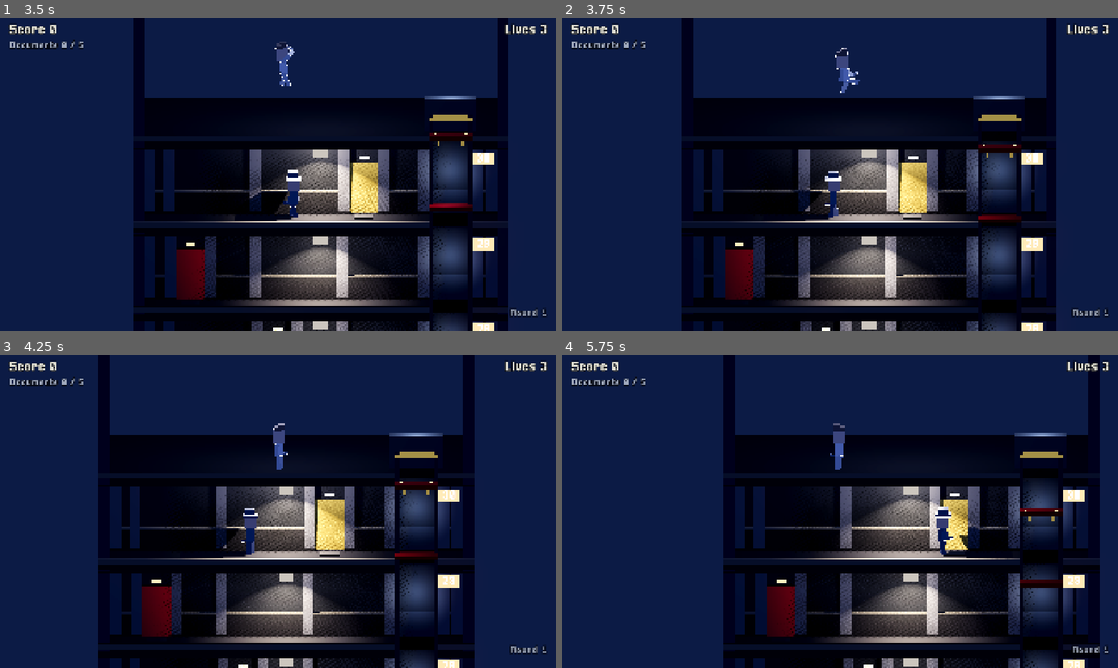
Above: before the commit, frames 1-4 (two rows, left to right).
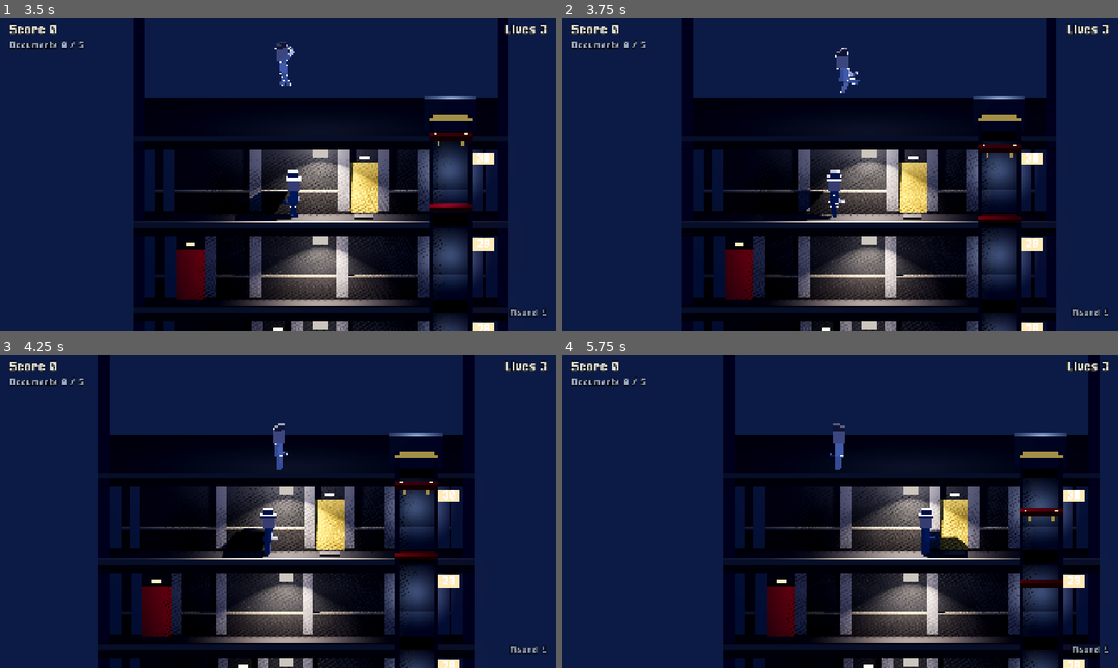
Above: after the commit, the same moments.

Repository: BalashovDmitriy/elaction
Game: Godot game, scene res://src/main.tscn
Two runs of this game, one before a commit and one after it. Both use one fixed random seed, a clock stepped at 60 frames per second and the inputs below.
Inputs (mouse positions are in pixels of both pictures, inside the frame that each line leads up to):
- Up to frame 1 (3.5 s): click "Play" at 0.5 s; tap Enter at 1.25 s; move the mouse to (400, 158) at 1.27 s; hold Right (move_right) 1.28-2 s; tap Space (jump) at 1.35, 1.52, 1.82, 3.05 s; click (400, 158) at 1.42 s; drag from (166, 190) to (250, 237) at 2.02 s; move the mouse to (333, 105) at 2.77 s; hold Right (move_right) from 2.78 s (still down); hold Shift from 2.78 s (still down)
- Up to frame 2 (3.75 s): release Right (move_right) at 3.5 s; release Shift at 3.5 s; drag from (812, 237) to (673, 127) at 3.52 s
- Up to frame 3 (4.25 s): no input
- Up to frame 4 (5.75 s): move the mouse to (1006, 558) at 4.27 s; hold Left (move_left) 4.28-5 s; tap Ctrl at 4.35 s; tap Space (jump) at 4.52, 4.55, 4.82 s; drag from (673, 464) to (756, 433) at 5.02 s

Frame 1 is identical in both runs. In frame 2, 0.2% of the frame differs, in the area x 43-62%, y 47-65%; in frame 3, 1.4%; in frame 4, 1.5%, in the area x 53-81%, y 44-66%.

Commit message:
fix(m18d): находки авторевью
Агент сеется до первого жребия — прогоны снова повторяются до шага.
«В кадре» для огня считается по своему кадру правил, а не по
сглаженной камере и окну. Ручной потолок агентов больше четырёх,
надбавка за темноту при давке, выстрел не уходит по скрывшемуся Otto,
тревога при посадке агента в кабину. Порог смертей теста — 3.

Co-Authored-By: Claude Opus 5.5 (1M context) <noreply@anthropic.com>

Diff:
--- a/src/actors/enemy/enemy.gd
+++ b/src/actors/enemy/enemy.gd
@@ -3,8 +3,8 @@
 
 ## Враг-агент.
 ##
-## Выходит из обычной двери, идёт по своему этажу к Otto и стреляет, когда тот
-## оказывается на одной с ним линии. Решает [EnemyBrain], узел исполняет.
+## Выходит из обычной двери, бродит по своему этажу и стреляет, когда Otto
+## оказывается на одной с ним линии (ADR-0027). Решает [EnemyBrain], узел исполняет.
 ##
 ## Телом агент не вредит: в оригинале жизнь снимает только выстрел (ADR-0006,
 ## пункт 4), поэтому зоны урона у него нет — только оружие.
@@ -172,8 +172,8 @@
 			left_building.emit(self)
 	if walking and is_on_floor() and _blocked_ahead():
 		# Дальше пола нет или стена: агент остаётся на своём этаже (ADR-0006,
-		# пункт 6). Видя Otto, он встаёт у края; потеряв — разворачивается и идёт
-		# обратно: слепой агент патрулирует этаж, а не караулит проём (ADR-0023).
+		# пункт 6). Выходящий и идущий к кабине встают у края, бродящий
+		# разворачивается.
 		if to_the_lift:
 			# Идущий к кабине встаёт у проёма и ждёт: кабина ушла, пока он шёл,
 			# и шагать в пустую шахту незачем. Разворачивать его нельзя — он
@@ -234,7 +234,12 @@
 func _head_for_the_lift() -> bool:
 	var gap := _lift_x - WorldSpace.to_plane(global_position).x
 	_brain.face(gap)
-	return absf(gap) > _lift_aboard()
+	var walking := absf(gap) > _lift_aboard()
+	# Сел в кабину — тревога на 90 тиков (@1AED): в кабине агент стреляет, не
+	# глядя на Otto, как в ROM.
+	if not walking:
+		alert_for(Arcade.seconds(Arcade.ALERT_TICKS))
+	return walking
 
 
 ## Насколько близко к оси кабины агент считает, что он уже в ней, м.
@@ -392,9 +397,8 @@
 ## Видит ли агент Otto. За дверью его нет; в темноте он заметен только ближе
 ## [member BuildingRules.agent_dark_fire_range]; освещённого видно как обычно.
 ##
-## Мерится по горизонтали, как и дальность огня в [EnemyBrain]: иначе «1.8 м —
-## треть от шести» сравнивало бы разные вещи, и агент этажом ниже считался бы
-## слепым там, где стоящий на той же линии видит.
+## Мерится по горизонтали: иначе агент этажом ниже считался бы слепым там, где
+## стоящий на той же линии видит.
 func _sees(to_target: Vector2) -> bool:
 	if _target.is_hidden() or _target_behind_a_wall:
 		return false
@@ -441,10 +445,10 @@
 		var reach := absf(to_bullet.x)
 		if reach > nearest:
 			continue
-		# Уворачивается агент только от пули в полосе ROM — 6..24 px над полом
-		# (@05F5): выше и ниже она мимо и так.
-		var over_floor := -to_bullet.y
-		if over_floor < 6.0 * Proportions.PX or over_floor > 24.0 * Proportions.PX:
+		# Уворачивается агент только от пули в полосе ROM над полом (@05F5):
+		# выше и ниже она мимо и так.
+		var over_floor := -to_bullet.y / Proportions.PX
+		if over_floor < Arcade.DODGE_BAND_PX.x or over_floor > Arcade.DODGE_BAND_PX.y:
 			continue
 		nearest = reach
 		# Ноги агента — ноль, вверх положительно: у пули y отрицательный.
@@ -521,9 +525,10 @@
 
 
 ## В кадре ли агент: в ROM дальности огня нет, этаж целиком на экране, и у нас
-## достаёт тот, кого игрок видит (ADR-0027, решение 3а).
+## достаёт тот, кого игрок видит (ADR-0027, решение 3а). Кадр — правил, а не
+## камеры: тот едет по настенным часам и шире на широком окне.
 func _in_frame() -> bool:
-	return _target.camera_view().has_point(WorldSpace.to_plane(global_position))
+	return _target.camera_view(true).has_point(WorldSpace.to_plane(global_position))
 
 
 ## Высота вылета пули по стойке: стоя, из приседа и лёжа — таблица ROM.
--- a/src/actors/enemy/enemy_brain.gd
+++ b/src/actors/enemy/enemy_brain.gd
@@ -143,6 +143,11 @@
 		state = State.WALK
 
 	if _action_left > 0.0:
+		# Otto скрылся за дверью или погиб, пока агент замахивался: выстрела нет.
+		# Невидимого не обстреливают (ADR-0023, решение 8), и замах, начатый по
+		# видимому, этого не отменяет — иначе дверь переставала бы прятать.
+		if _shot_pending and not target_alive:
+			_shot_pending = false
 		_act(delta)
 		return state
 
@@ -251,7 +256,9 @@
 			stance = Stance.STAND
 	state = State.SHOOT
 	_wind_up_left = Arcade.wind_up(anger)
-	_action_left = maxf(Arcade.action_time(anger), _wind_up_left)
+	# Действие по ROM всегда длиннее замаха на два тика и больше (@1C7A): пуля
+	# уходит внутри него.
+	_action_left = Arcade.action_time(anger)
 	_shot_pending = true
 	# Замах в ноль — пуля уходит в тот же кадр: так в ROM при злости 10 и выше.
 	_act(0.0)
--- a/src/actors/otto/otto.gd
+++ b/src/actors/otto/otto.gd
@@ -315,8 +315,12 @@
 ## Камера едет за Otto, но упирается в края здания. Поэтому видимое место
 ## считает тот, у кого камера, а не тот, кому оно нужно: снаружи пришлось бы
 ## спрашивать и середину, и размер кадра, и размер окна.
-func camera_view() -> Rect2:
-	return _camera.view()
+##
+## [param for_combat] — кадр, по которому решает бой: агент в нём достаёт Otto
+## (ADR-0027, решение 3а). Тот же, что видит игрок, но не зависит ни от окна,
+## ни от сглаживания камеры — см. [method SideCamera.rule_view].
+func camera_view(for_combat: bool = false) -> Rect2:
+	return _camera.rule_view() if for_combat else _camera.view()
 
 
 ## Куда Otto смотрит: -1 влево, +1 вправо. Туда же уйдёт его следующая пуля.
--- a/src/levels/agent_lifts.gd
+++ b/src/levels/agent_lifts.gd
@@ -46,10 +46,7 @@
 
 	# Кабины, стоящие вровень с этажом агента: только они и возят, и они же
 	# перекрывают собой свои проёмы.
-	var standing := PackedFloat64Array()
-	for car in cars:
-		if car.is_aligned() and rules.floor_index_near(_height_of(car)) == where:
-			standing.append(car.position.x)
+	var standing := _standing_at(rules, cars, where)
 	if standing.is_empty():
 		return NAN
 
@@ -61,8 +58,7 @@
 		if shaft == null:
 			continue
 		# Шахта обязана вести в сторону Otto: иначе агент уезжает от него.
-		var span := shaft.ride_span()
-		if not ((towards > 0 and span.y > where) or (towards < 0 and span.x < where)):
+		if not _leads_towards(shaft, where, towards):
 			continue
 		if not _reaches(blocks, x, axis):
 			continue
@@ -86,8 +82,7 @@
 	for shaft in plan.shafts:
 		if shaft.top > where or shaft.bottom < where:
 			continue
-		var span := shaft.ride_span()
-		if not ((towards > 0 and span.y > where) or (towards < 0 and span.x < where)):
+		if not _leads_towards(shaft, where, towards):
 			continue
 		var blocks := _walk_blocks(plan, rules, where, PackedFloat64Array([shaft.x]))
 		if _reaches(blocks, x, shaft.x):
@@ -101,11 +96,7 @@
 static func nearest_door(
 	plan: BuildingPlan, rules: BuildingRules, cars: Array[ElevatorCar], where: int, x: float
 ) -> float:
-	var standing := PackedFloat64Array()
-	for car in cars:
-		if car.is_aligned() and rules.floor_index_near(_height_of(car)) == where:
-			standing.append(car.position.x)
-	var blocks := _walk_blocks(plan, rules, where, standing)
+	var blocks := _walk_blocks(plan, rules, where, _standing_at(rules, cars, where))
 	var best := NAN
 	for door in plan.doors:
 		if door.floor_index != where or not _reaches(blocks, x, door.x):
@@ -113,6 +104,24 @@
 		if is_nan(best) or absf(door.x - x) < absf(best - x):
 			best = door.x
 	return best
+
+
+## Оси кабин, стоящих вровень с этажом [param where].
+static func _standing_at(
+	rules: BuildingRules, cars: Array[ElevatorCar], where: int
+) -> PackedFloat64Array:
+	var standing := PackedFloat64Array()
+	for car in cars:
+		if car.is_aligned() and rules.floor_index_near(_height_of(car)) == where:
+			standing.append(car.position.x)
+	return standing
+
+
+## Везёт ли шахта с этажа [param where] в сторону [param towards]: вверх — −1,
+## вниз — +1, как растут номера этажей.
+static func _leads_towards(shaft: BuildingPlan.ShaftSpot, where: int, towards: int) -> bool:
+	var span := shaft.ride_span()
+	return (towards > 0 and span.y > where) or (towards < 0 and span.x < where)
 
 
 ## Что режет агенту ходьбу по этажу: проёмы и глухие стены, кроме тех проёмов,
--- a/src/levels/agent_spawn.gd
+++ b/src/levels/agent_spawn.gd
@@ -8,7 +8,9 @@
 ## сцены. ROM держит четыре ячейки агентов (@594D): занятыми бывают три или
 ## четыре, и освободившаяся ждёт смены по сложности (@3866).
 
-## Ячеек агентов: столько держит ROM.
+## Ячеек агентов: столько держит ROM. Ручной потолок здания ([member
+## BuildingRules.agents_at_once_cap]) может просить больше — тогда ячейки
+## добавляются в [method open_slot], иначе он молча упирался бы в четыре.
 const SLOTS: int = 4
 
 ## Генератор жребия: свой у здания и посеянный его сидом — прогон бота
@@ -25,7 +27,7 @@
 ## жребий в ROM бросается раз в тик, а не раз в кадр — иначе на 60 Гц он шёл
 ## бы вчетверо чаще, а на 30 вдвое реже.
 func tick(delta: float) -> bool:
-	for index in SLOTS:
+	for index in _wait.size():
 		_wait[index] = maxf(_wait[index] - delta, 0.0)
 	_clock += delta
 	if _clock < Arcade.TICK:
@@ -37,7 +39,10 @@
 ## Свободная ячейка из первых [param available] или -1: занятая или ещё ждущая
 ## смены не годится.
 func open_slot(available: int) -> int:
-	for index in mini(available, SLOTS):
+	while _busy.size() < available:
+		_busy.append(false)
+		_wait.append(0.0)
+	for index in available:
 		if not _busy[index] and _wait[index] <= 0.0:
 			return index
 	return -1
@@ -50,7 +55,7 @@
 
 ## Освобождает ячейку: смена в ней придёт через паузу по сложности [param level].
 func release(slot: int, level: int) -> void:
-	if slot < 0 or slot >= SLOTS:
+	if slot < 0 or slot >= _busy.size():
 		return
 	_busy[slot] = false
 	_wait[slot] = Arcade.respawn_wait(level)
--- a/src/levels/greybox_level.gd
+++ b/src/levels/greybox_level.gd
@@ -560,9 +560,11 @@
 ## которой зависит, видят ли они его вовсе (ADR-0023, решение 8).
 ##
 ## Каждый кадр, а не по событию: агенты ходят по этажу, и зона под ними
-## меняется на ходу. Живых в здании не больше восьми, но ищет их [method agents]
+## меняется на ходу. Живых в здании не больше четырёх, но ищет их [method agents]
 ## перебором всех детей уровня, а их под три сотни: если кадр когда-нибудь упрётся
 ## в это, агентов надо держать списком, а не искать заново.
+##
+## Тем же проходом раздаётся и тревога агентов ([method _stir_agents]).
 func _shroud_agents() -> void:
 	var here := _floor_of(otto)
 	var otto_in_the_dark := _lighting.is_dark_at(here, otto.global_position.x)
@@ -570,6 +572,8 @@
 		if agent.is_dead():
 			continue
 		_shroud_agent(agent, _floor_of(agent), agent.global_position.x, here, otto_in_the_dark)
+		if _alert_left > 0.0:
+			agent.alert_for(_alert_left)
 
 
 ## Что агент знает про Otto и про себя: своя темнота, тень Otto и глухая стена
@@ -580,8 +584,8 @@
 ## агента. Разъехаться им нельзя, иначе первый шаг агент делал бы по другим
 ## правилам, чем все следующие, — на стене это едва не случилось.
 ##
-## Про Otto ([param here], [param target_in_the_dark]) считается снаружи: в кадре
-## агентов восемь, а Otto один, и восемь одинаковых счётов за кадр ни к чему.
+## Про Otto ([param here], [param target_in_the_dark]) считается снаружи: агентов
+## до четырёх, а Otto один, и четыре одинаковых счёта за кадр ни к чему.
 ## [param where] и [param x] — тоже снаружи: у только что выпущенного агента
 ## координата ещё коврика двери, а не его тела.
 func _shroud_agent(agent: Enemy, where: int, x: float, here: int, target_in_the_dark: bool) -> void:
@@ -749,15 +753,13 @@
 ## Тревога агентов: пуля Otto в кадре при сложности больше нуля — 90 тиков
 ## (@59C8). Под ней выпуск идёт по полному пределу этажа, а агенты стреляют,
 ## не глядя (ADR-0027, решение 5).
+##
+## Самим агентам её раздаёт [method _shroud_agents] тем же проходом, что и
+## темноту: второй перебор трёхсот детей уровня за кадр ради этого ни к чему.
 func _stir_agents(delta: float) -> void:
 	_alert_left = maxf(_alert_left - delta, 0.0)
 	if _difficulty() > 0 and Bullet.any_in_flight(get_tree(), Bullet.FROM_OTTO):
 		_alert_left = Arcade.seconds(Arcade.ALERT_TICKS)
-	if _alert_left <= 0.0:
-		return
-	for agent in agents():
-		if not agent.is_dead():
-			agent.alert_for(_alert_left)
 
 
 ## Ставит дверь на довольствие: с этой минуты она выпускает агентов.
@@ -802,6 +804,10 @@
 	# Правила отдаются до дерева: так агент входит в него уже настроенным, и
 	# заводить себе значения по умолчанию ему не приходится.
 	agent.apply_rules(rules)
+	# Сеется до [method Enemy.setup]: выход из двери уже тянет из генератора
+	# длину первого перехода, и несеянный он дал бы её случайной — прогон бота
+	# переставал бы повторяться с первого же агента.
+	agent.seed_decisions(_spawn.rng.randi())
 	add_child(agent)
 	agent.global_position = WorldSpace.to_scene(mat)
 	agent.setup(otto, signf(otto.global_position.x - mat.x))
@@ -813,7 +819,6 @@
 	)
 	agent.set_threat(_difficulty(), rules.skill, GameState.instance().alarm.raised)
 	agent.set_late(post.slot >= 2)
-	agent.seed_decisions(_spawn.rng.randi())
 	if _alert_left > 0.0:
 		agent.alert_for(_alert_left)
 	agent.died.connect(_on_agent_died.bind(post))
--- a/src/systems/arcade.gd
+++ b/src/systems/arcade.gd
@@ -42,6 +42,10 @@
 ## Насколько близко пуля Otto должна подлететь, чтобы агент от неё уворачивался,
 ## px (@05F5).
 const DODGE_REACH_PX: float = 20.0
+
+## В какой полосе над полом пуля Otto заставляет агента уворачиваться, px
+## (@05F5): выше и ниже она проходит мимо и так.
+const DODGE_BAND_PX := Vector2(6.0, 24.0)
 
 ## Шанс увернуться за тик по злости, из 256 (odds_table_0659).
 const DODGE_ODDS: Array[int] = [0, 0, 2, 2, 4, 8, 16, 16, 32, 32, 64, 64, 96, 128, 196, 255]
--- a/src/systems/elevators/elevator_car.gd
+++ b/src/systems/elevators/elevator_car.gd
@@ -357,10 +357,12 @@
 			# Зона заходит на полу кабины выше днища, и ноги пассажира в неё
 			# попадают: пассажир — тот, кто стоит на полу кабины, а жертва — тот,
 			# кто под днищем. Разводит их высота ступней.
-			var riding := to_local(agent.global_position).y > -SLAB_THICKNESS
+			var riding := to_local(agent.global_position).y > _under_the_floor()
 			if not agent.is_dead() and ShaftHazards.crushes(speed, agent.is_on_floor(), riding):
 				agent.kill(true)
-				GameState.instance().add_score(GameState.CRUSH_SCORE)
+				# Надбавка за темноту — та же, что у пули, ноги и лампы (ADR-0010).
+				var points := GameState.kill_score(GameState.CRUSH_SCORE, agent.is_in_the_dark())
+				GameState.instance().add_score(points)
 			continue
 		var victim := body as Otto
 		if victim == null:
--- a/src/systems/side_camera.gd
+++ b/src/systems/side_camera.gd
@@ -41,6 +41,8 @@
 @export var smoothing_speed: float = 8.0
 
 var _bounds := CameraBounds.new()
+## Кадр по правилам боя: 16:9 и без сглаживания, см. [method rule_view].
+var _rule_bounds := CameraBounds.new()
 ## За кем едет камера. Пустой — камера стоит там, где её поставили.
 var _target: Node3D = null
 var _centre := Vector2.ZERO
@@ -111,12 +113,29 @@
 	var lowest := WorldSpace.height_to_scene(rect.end.y)
 	var highest := WorldSpace.height_to_scene(rect.position.y)
 	_bounds.limits = Rect2(rect.position.x, lowest, rect.size.x, highest - lowest)
+	_rule_bounds.limits = _bounds.limits
 	snap_to(_target_point() if _target != null else _centre)
 
 
 ## Что сейчас в кадре, в координатах правил.
 func view() -> Rect2:
-	var scene_view := _bounds.view_at(_centre)
+	return _to_plane(_bounds.view_at(_centre))
+
+
+## Кадр, по которому решает бой, в координатах правил: тот же, что у игрока,
+## но при 16:9 и без сглаживания — встаёт на цель сразу.
+##
+## Кадр игрока едет в [method Node._process] по настенным часам и шире на
+## широком окне. Исход партии обязан идти от физики (`docs/testing.md`, правило
+## из M18b): по кадру игрока агент стрелял бы или нет в зависимости от машины
+## и размера окна, и прогон бота переставал бы повторяться (ADR-0027, решение 3а).
+func rule_view() -> Rect2:
+	var centre := _centre if _target == null else _rule_bounds.clamp_centre(_target_point())
+	return _to_plane(_rule_bounds.view_at(centre))
+
+
+## Кадр сцены — в координаты правил: Y там растёт вниз.
+static func _to_plane(scene_view: Rect2) -> Rect2:
 	var top := WorldSpace.height_to_plane(scene_view.end.y)
 	return Rect2(scene_view.position.x, top, scene_view.size.x, scene_view.size.y)
 
--- a/src/ui/menu.gd
+++ b/src/ui/menu.gd
@@ -248,8 +248,9 @@
 	_column.add_child(button)
 
 
-## Ползунок громкости: подпись и ручка в строку.
-func _slider(key: String, bus: String) -> void:
+## Строка настройки с подписью слева: ползунок, язык, сложность. Сам элемент
+## кладёт в неё зовущий, а в колонку она уже вставлена.
+func _setting_row(key: String) -> HBoxContainer:
 	var row := HBoxContainer.new()
 	row.add_theme_constant_override("separation", 8)
 
@@ -259,6 +260,13 @@
 	label.add_theme_font_size_override("font_size", 12)
 	row.add_child(label)
 
+	_column.add_child(row)
+	return row
+
+
+## Ползунок громкости: подпись и ручка в строку.
+func _slider(key: String, bus: String) -> void:
+	var row := _setting_row(key)
 	var slider := HSlider.new()
 	slider.min_value = 0.0
 	slider.max_value = 1.0
@@ -268,19 +276,9 @@
 	slider.value_changed.connect(func(value: float) -> void: _on_level_changed(bus, value))
 	row.add_child(slider)
 
-	_column.add_child(row)
-
 
 func _languages() -> void:
-	var row := HBoxContainer.new()
-	row.add_theme_constant_override("separation", 8)
-
-	var label := Label.new()
-	label.text = tr("UI_LANGUAGE")
-	label.custom_minimum_size = Vector2(150.0, 0.0)
-	label.add_theme_font_size_override("font_size", 12)
-	row.add_child(label)
-
+	var row := _setting_row("UI_LANGUAGE")
 	var choice := OptionButton.new()
 	for index: int in GameSettings.LOCALES.size():
 		var code := GameSettings.LOCALES[index]
@@ -290,28 +288,16 @@
 	choice.item_selected.connect(_on_language_selected)
 	row.add_child(choice)
 
-	_column.add_child(row)
-
 
 ## Уровень сложности: четыре положения DIP-переключателя автомата.
 func _difficulty() -> void:
-	var row := HBoxContainer.new()
-	row.add_theme_constant_override("separation", 8)
-
-	var label := Label.new()
-	label.text = tr("UI_DIFFICULTY")
-	label.custom_minimum_size = Vector2(150.0, 0.0)
-	label.add_theme_font_size_override("font_size", 12)
-	row.add_child(label)
-
+	var row := _setting_row("UI_DIFFICULTY")
 	var choice := OptionButton.new()
 	for level: int in GameSettings.DIFFICULTIES:
 		choice.add_item(tr("UI_DIFFICULTY_%d" % level), level)
 	choice.select(settings.difficulty)
 	choice.item_selected.connect(_on_difficulty_selected)
 	row.add_child(choice)
-
-	_column.add_child(row)
 
 
 func _fullscreen() -> void:
--- /dev/null
+++ b/tests/test_agent_spawn.gd
@@ -0,0 +1,35 @@
+extends GutTest
+
+## Ячейки выпуска агентов по ROM (ADR-0027, решение 2): занятая и ждущая смены
+## не годятся, а ручной потолок прогонов сверх четырёх ячеек ROM получает свои.
+
+
+func test_a_taken_slot_is_not_offered_again() -> void:
+	var spawn := AgentSpawn.new()
+	var first := spawn.open_slot(3)
+	assert_gt(first, -1, "свободная нашлась")
+	spawn.take(first)
+	assert_ne(spawn.open_slot(3), first, "занятую второй раз не дают")
+
+
+## Освободившаяся ячейка ждёт смены по сложности (@3866), и только потом годна.
+func test_a_released_slot_waits_for_its_shift() -> void:
+	var spawn := AgentSpawn.new()
+	for slot: int in 3:
+		spawn.take(slot)
+	spawn.release(0, 0)
+	assert_eq(spawn.open_slot(3), -1, "смена ещё не пришла")
+	for _tick: int in int(ceilf(Arcade.respawn_wait(0) / Arcade.TICK)) + 1:
+		spawn.tick(Arcade.TICK)
+	assert_eq(spawn.open_slot(3), 0, "пришла — ячейка снова годна")
+
+
+## `tools/playthrough.gd --at-once=8`: потолок сверх четырёх ячеек ROM не
+## упирается в них молча.
+func test_a_manual_cap_above_the_rom_gets_its_slots() -> void:
+	var spawn := AgentSpawn.new()
+	for _agent: int in 8:
+		var slot := spawn.open_slot(8)
+		assert_gt(slot, -1, "ячейка нашлась")
+		spawn.take(slot)
+	assert_eq(spawn.open_slot(8), -1, "девятой нет")
--- a/tests/test_building_playthrough.gd
+++ b/tests/test_building_playthrough.gd
@@ -81,7 +81,7 @@
 ## Число это — о сложности игры, и правится оно замером, а не подгонкой под
 ## зелёный тест (ADR-0016). Выросло — значит бой стал злее, и решать надо,
 ## хотели мы этого или нет.
-const DEATHS_ALLOWED: int = 6
+const DEATHS_ALLOWED: int = 3
 
 ## Сколько шагов боту даётся на то, чтобы хоть как-то продвинуться, прежде чем
 ## прогон признаётся зациклившимся.
--- a/tests/test_enemy_dodge.gd
+++ b/tests/test_enemy_dodge.gd
@@ -31,12 +31,13 @@
 	agent.apply_rules(_rules)
 	add_child_autofree(agent)
 	agent.set_threat(Arcade.TOP, 0, false)
+	# Решения посеяны: шанс увернуться — за тик ROM, а кадр — четверть тика,
+	# и без сида тест то ловил реакцию, то нет. До выхода из двери — выход
+	# уже тянет из генератора первый переход.
+	agent.seed_decisions(1)
 	# Цели нет: уклонение от неё не зависит, а Otto притащил бы за собой
 	# половину игры.
 	agent.setup(null, 1.0)
-	# Решения посеяны: шанс увернуться — за тик ROM, а кадр — четверть тика,
-	# и без сида тест то ловил реакцию, то нет.
-	agent.seed_decisions(1)
 	return agent
 
 
Not shown, added: tests/test_agent_spawn.gd.uid
Not shown, changed: docs/STATUS.md
Not shown, changed: docs/adr/0027-rom-combat.md
